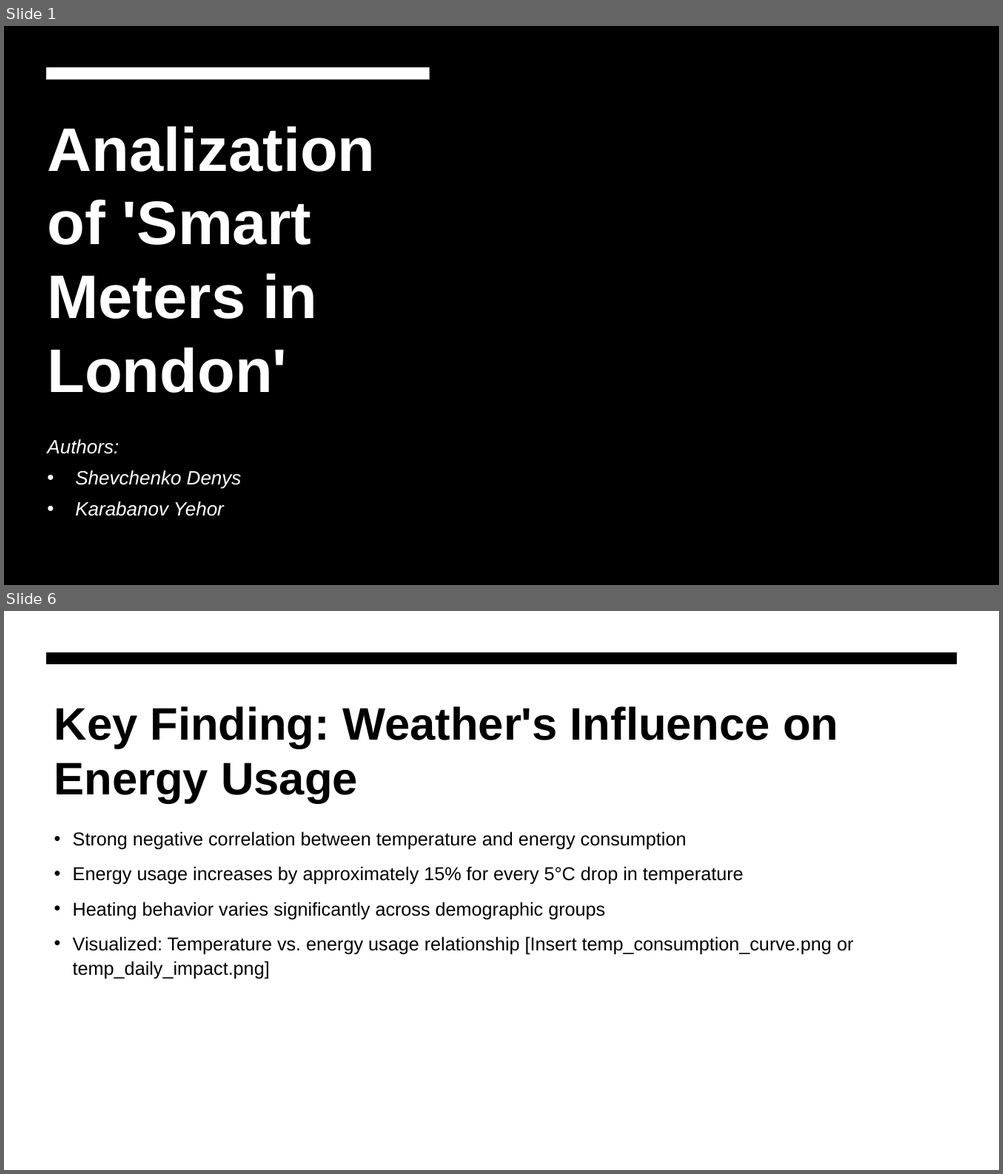
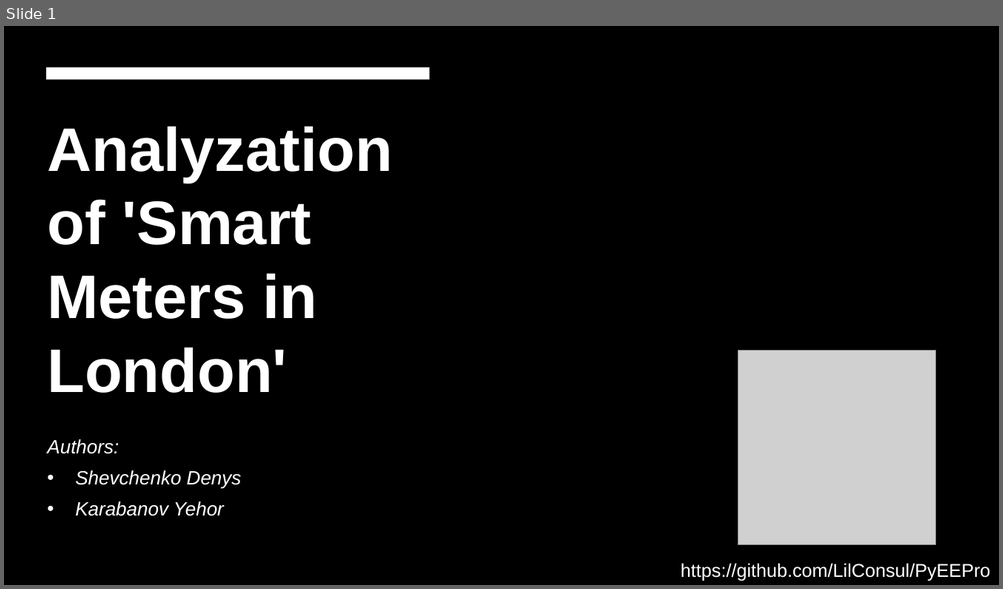
Before and after one commit to LilConsul/PyEEPro, a slide deck: docs/Analization of 'Smart Meters in London'.pptx. Shown one above the other, each under a label of ours: slides 1 and 6 before the commit, slide 1 after it; the slides between them are not shown. The pictures are 1003x1174 and 1003x589 pixels, drawn with LibreOffice and Linux fonts; fonts in the diff are those of the drawing; grey boxes stand for pictures; background and template pictures are left out. Boxes give left, top, right and bottom in pixels: in the first picture for what was removed or moved away, otherwise in the second. Text is boxed around its words. In the diff, an @@ line names an element or a change of style, - is before the commit and + after.

```diff
--- a/docs/Analization of 'Smart Meters in London'.pptx
+++ b/docs/Analization of 'Smart Meters in London'.pptx
@@ slide 6 removed at [4,611,999,1170], background #FFFFFF @@
@@ freeform shape removed at [46,652,957,665] @@
@@ title removed at [54,706,838,803] @@
-Key Finding: Weather's Influence on Energy Usage
@@ text removed at [73,832,853,980] @@
-• Strong negative correlation between temperature and energy consumption
-• Energy usage increases by approximately 15% for every 5°C drop in temperature
-• Heating behavior varies significantly across demographic groups
-• Visualized: Temperature vs. energy usage relationship [Insert temp_consumption_curve.png or temp_daily_impact.png]
@@ slide 1 changed as well @@
@@ title at [47,126,392,393]: text changed @@
-Analization of 'Smart Meters in London'
+Analyzation of 'Smart Meters in London'
@@ picture added at [738,351,936,546] @@
@@ text added at [680,563,990,582], 18 pt, text #FFFFFF @@
+https://github.com/LilConsul/PyEEPro
```
Also in this commit, not shown: 9 slides added, 6 other slides removed.
